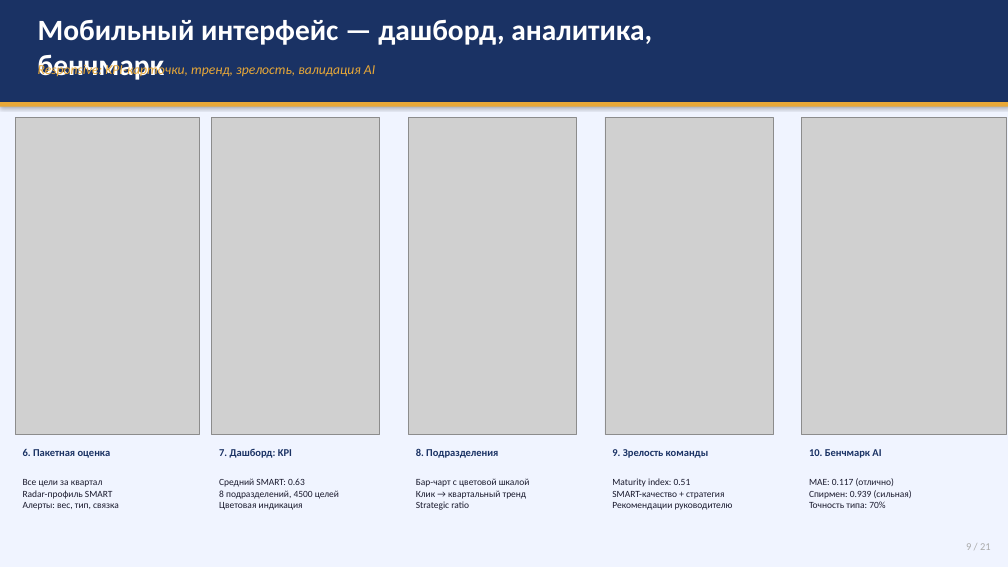
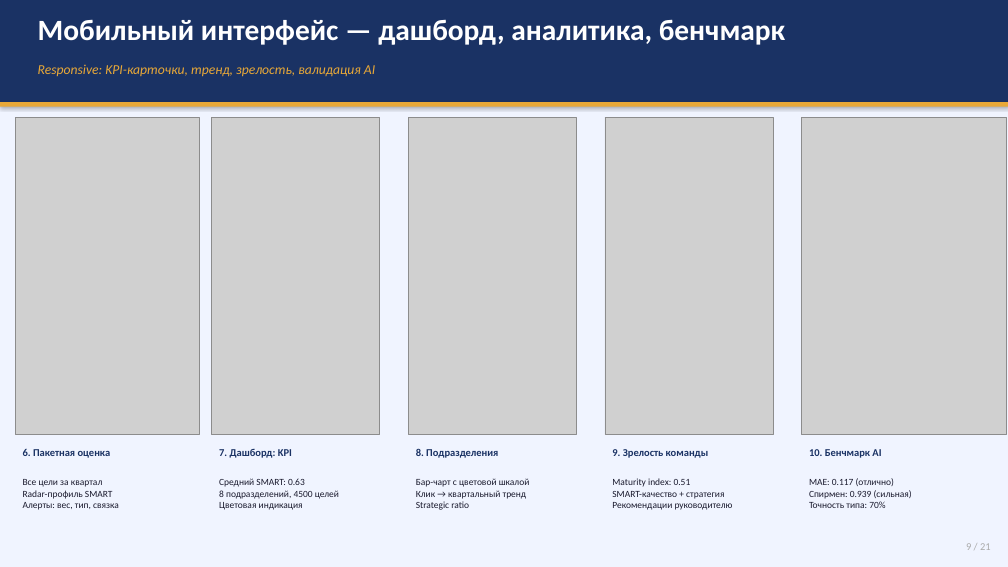
Before and after one commit to Islambek201632838/kmg-hr, a slide deck: slide 9 of KMG_HR_AI_Presentation.pptx. Drawn at 1008x567 pixels with LibreOffice and Linux fonts; fonts in the diff are those of the drawing; grey boxes stand for pictures. Boxes give left, top, right and bottom in pixels: in the first picture for what was removed or moved away, otherwise in the second. Text is boxed around its words. In the diff, an @@ line names an element or a change of style, - is before the commit and + after.

```diff
--- a/KMG_HR_AI_Presentation.pptx
+++ b/KMG_HR_AI_Presentation.pptx
@@ text "Мобильный интерфейс — дашборд, аналитика, ..." rewrapped from box(38, 19, 652, 80) to box(38, 19, 786, 45) @@
```
Also in this commit, not shown: 4 other slides changed, 1 other file.
